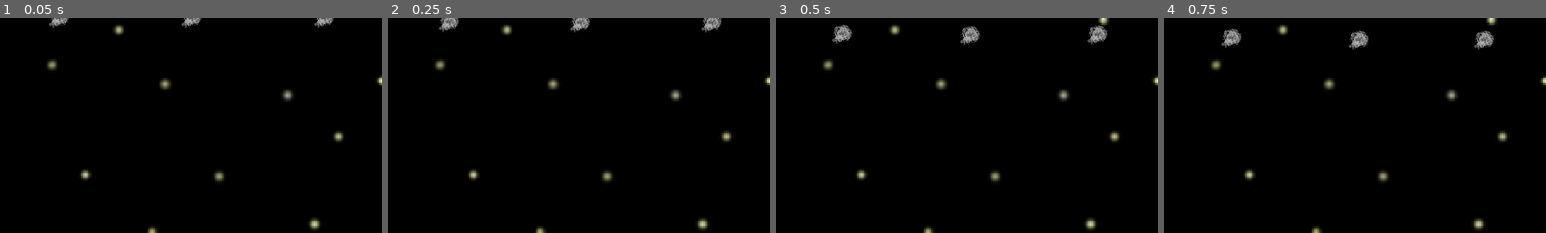
Above: before the commit, frames 1-4 (left to right).
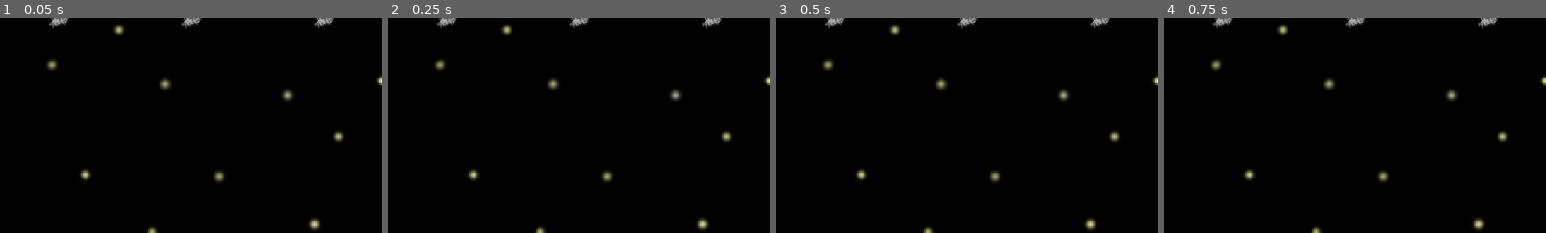
Above: after the commit, the same moments.

Repository: Pchristy03/EAP-Redox
Game: Godot game, scene res://main.tscn
The game is run twice, just before and just after one commit, with the same random seed, the same clock (stepped at 60 frames per second) and the same inputs.
Inputs (mouse positions are % of the whole screen's width and height, from its top left):
- Up to frame 1 (0.05 s): no input
- Up to frame 2 (0.25 s): no input
- Up to frame 3 (0.5 s): no input
- Up to frame 4 (0.75 s): click (64, 4) at 0.5 s
The pictures show only the part of the screen within x 1-51%, y 0-50%; the shares and areas given below are measured in that part.

Frame 1 is identical in both runs. In frame 2, 0.7% of the frame differs, in the area x 12-88%, y 0-7%; in frame 3, 1.4%, in the area x 12-88%, y 0-13%; in frame 4, 1.4%.
Error after the commit: Parse Error: Expected indented block after function declaration. (res://asteroid.gd:8)

Commit message:
Add Ready

Diff:
--- a/asteroid.gd
+++ b/asteroid.gd
@@ -4,6 +4,9 @@
 var dest_dir = Vector2.ZERO
 
 const speed = 200
+
+func _ready():
+
 
 func init(dest):
 	dest_dir = position.direction_to(Vector2(position.x, position.y + 1))
--- a/asteroid.tscn
+++ b/asteroid.tscn
@@ -78,6 +78,7 @@
 [node name="Asteroid" type="CharacterBody2D"]
 collision_layer = 4
 collision_mask = 9
+motion_mode = 1
 script = ExtResource("1_6ar2y")
 metadata/_edit_group_ = true
 
